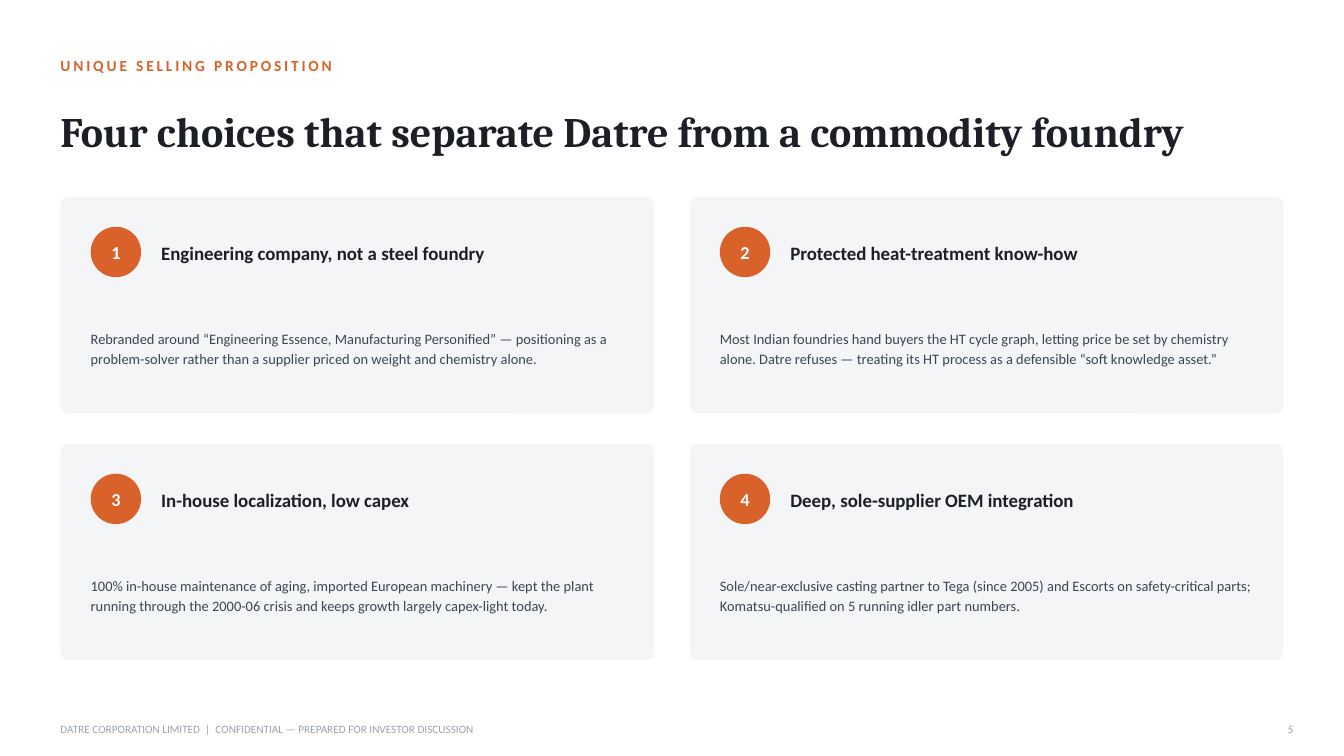
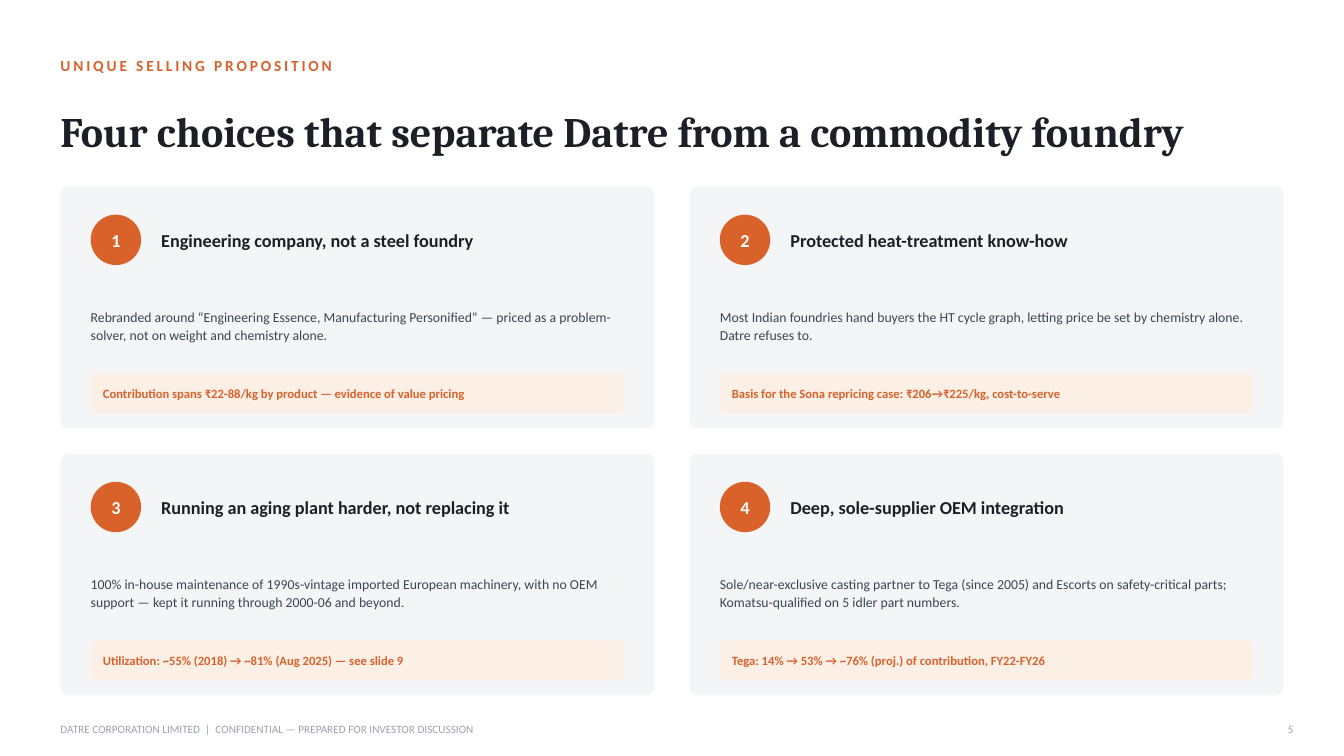
Before and after one commit to indutta/google-drive, a slide deck: slide 5 of investor-pitch/Datre_Corporation_Investor_Pitch.pptx. Drawn at 1344x756 pixels with LibreOffice and Linux fonts; fonts in the diff are those of the drawing. Boxes give left, top, right and bottom in pixels: in the first picture for what was removed or moved away, otherwise in the second. Text is boxed around its words. In the diff, an @@ line names an element or a change of style, - is before the commit and + after.

```diff
--- a/investor-pitch/Datre_Corporation_Investor_Pitch.pptx
+++ b/investor-pitch/Datre_Corporation_Investor_Pitch.pptx
@@ rounded rectangle: place and size @@
-rounded rectangle at <box>60,197,654,413</box>
+rounded rectangle at <box>60,187,654,429</box>
@@ rounded rectangle: place and size @@
-rounded rectangle at <box>690,197,1284,413</box>
+rounded rectangle at <box>690,187,1284,429</box>
@@ 4 texts, 2 ellipses: place and size @@
-4 texts, 2 ellipses at <box>91,227,1078,277</box>
+4 texts, 2 ellipses at <box>91,215,1068,265</box>
@@ size 13.5 to 13 pt in 3 elements at <box>790,501,1064,517</box>, <box>161,234,474,250</box>, <box>790,234,1068,247</box> @@
@@ text at <box>91,312,611,343</box>: text changed; size 10.3 to 9.8 pt @@
-Rebranded around “Engineering Essence, Manufacturing Personified” — positioning as a problem-solver rather than a supplier priced on weight and chemistry alone.
+Rebranded around “Engineering Essence, Manufacturing Personified” — priced as a problem-solver, not on weight and chemistry alone.
@@ text at <box>720,312,1244,340</box>: text changed; size 10.3 to 9.8 pt @@
-Most Indian foundries hand buyers the HT cycle graph, letting price be set by chemistry alone. Datre refuses — treating its HT process as a defensible “soft knowledge asset.”
+Most Indian foundries hand buyers the HT cycle graph, letting price be set by chemistry alone. Datre refuses to.
@@ rounded rectangle added at <box>91,373,624,413</box>, fill #FCEFE6 @@
@@ text added at <box>103,389,464,400</box>, 9 pt, text #D9622B, bold @@
+Contribution spans ₹22-88/kg by product — evidence of value pricing
@@ rounded rectangle added at <box>720,373,1253,413</box>, fill #FCEFE6 @@
@@ text added at <box>732,389,1060,400</box>, 9 pt, text #D9622B, bold @@
+Basis for the Sona repricing case: ₹206→₹225/kg, cost-to-serve
@@ rounded rectangle: place and size @@
-rounded rectangle at <box>60,444,654,660</box>
+rounded rectangle at <box>60,454,654,696</box>
@@ proportions changed in 4 elements at <box>60,187,654,429</box>, <box>690,187,1284,429</box>, <box>60,454,654,696</box>, <box>690,454,1284,696</box> @@
@@ rounded rectangle: place and size @@
-rounded rectangle at <box>690,444,1284,660</box>
+rounded rectangle at <box>690,454,1284,696</box>
@@ text removed at <box>161,493,409,510</box> @@
-In-house localization, low capex
@@ text added at <box>161,501,510,517</box>, 13 pt, text #1C1F26, bold @@
+Running an aging plant harder, not replacing it
@@ 3 texts, 2 ellipses: place and size @@
-3 texts, 2 ellipses at <box>91,474,1074,524</box>
+3 texts, 2 ellipses at <box>91,482,1064,532</box>
@@ text at <box>91,579,598,610</box>: text changed; size 10.3 to 9.8 pt @@
-100% in-house maintenance of aging, imported European machinery — kept the plant running through the 2000-06 crisis and keeps growth largely capex-light today.
+100% in-house maintenance of 1990s-vintage imported European machinery, with no OEM support — kept it running through 2000-06 and beyond.
@@ text at <box>720,579,1226,609</box>: text changed; size 10.3 to 9.8 pt @@
-Sole/near-exclusive casting partner to Tega (since 2005) and Escorts on safety-critical parts; Komatsu-qualified on 5 running idler part numbers.
+Sole/near-exclusive casting partner to Tega (since 2005) and Escorts on safety-critical parts; Komatsu-qualified on 5 idler part numbers.
@@ rounded rectangle added at <box>91,640,624,681</box>, fill #FCEFE6 @@
@@ text added at <box>103,656,403,667</box>, 9 pt, text #D9622B, bold @@
+Utilization: ~55% (2018) → ~81% (Aug 2025) — see slide 9
@@ rounded rectangle added at <box>720,640,1253,681</box>, fill #FCEFE6 @@
@@ text added at <box>732,656,1045,667</box>, 9 pt, text #D9622B, bold @@
+Tega: 14% → 53% → ~76% (proj.) of contribution, FY22-FY26
```
Also in this commit, not shown: 17 other slides changed, 2 slides added.
